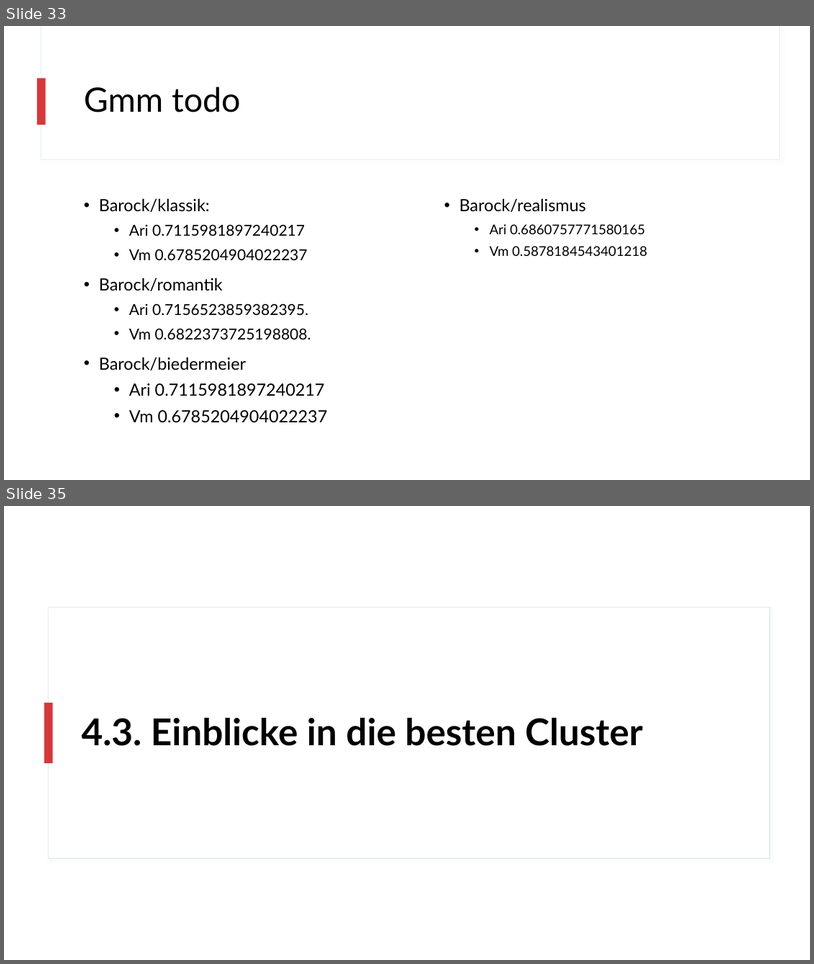
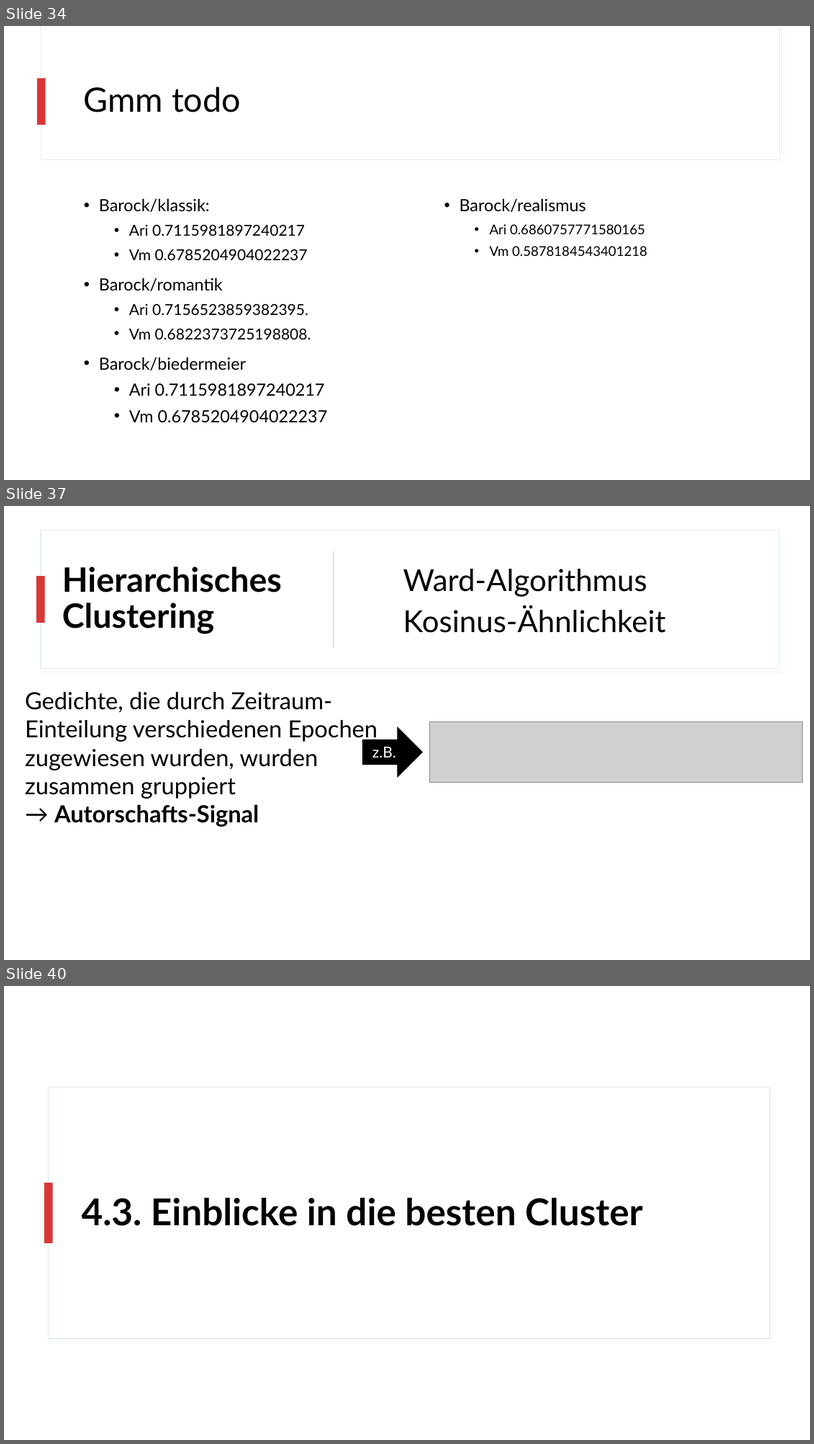
Before and after one commit to realjanpaulus/clusterpoems, a slide deck: presentation/clustering_presentation.pptx. Shown one above the other, each under a label of ours: slides 33 and 35 before the commit, slides 34, 37 and 40 after it; the slides between them are not shown. The pictures are 814x964 and 814x1444 pixels, drawn with LibreOffice and Linux fonts; fonts in the diff are those of the drawing; grey boxes stand for pictures. Boxes give left, top, right and bottom in pixels: in the first picture for what was removed or moved away, otherwise in the second. Text is boxed around its words. In the diff, an @@ line names an element or a change of style, - is before the commit and + after.

```diff
--- a/presentation/clustering_presentation.pptx
+++ b/presentation/clustering_presentation.pptx
@@ slide 37 added at [4,506,810,960], background #FFFFFF; not listed: 2 template elements that a slide beside it also shows @@
@@ rectangle added at [4,506,810,960], fill #FFFFFF @@
@@ rectangle added at [41,530,779,668], fill #FFFFFF, outline #E5EEF0 1 pt @@
@@ title added at [62,566,282,634], 40 pt, text #000000, bold @@
+Hierarchisches
+Clustering
@@ rectangle added at [333,551,334,648], fill #BDD5DB @@
@@ text added at [404,569,666,633], 36 pt, text #000000 @@
+Ward-Algorithmus
+Kosinus-Ähnlichkeit
@@ rectangle added at [36,576,45,623], fill #D93737 @@
@@ text added at [25,692,378,826], 28 pt, text #000000 @@
+Gedichte, die durch Zeitraum-Einteilung verschiedenen Epochen zugewiesen wurden, wurden zusammen gruppiert
+→ Autorschafts-Signal
@@ right arrow added at [363,728,422,777], fill #000000, outline #000000 1 pt @@
@@ picture added at [430,722,804,782] @@
@@ text added at [373,746,396,757], 18 pt, text #FFFFFF @@
+z.B.
@@ what was slide 33 is now slide 34 @@
@@ what was slide 35 is now slide 40 @@
```
Also in this commit, not shown: 3 slides changed, 5 other slides added, 1 slide removed, 11 other files.
